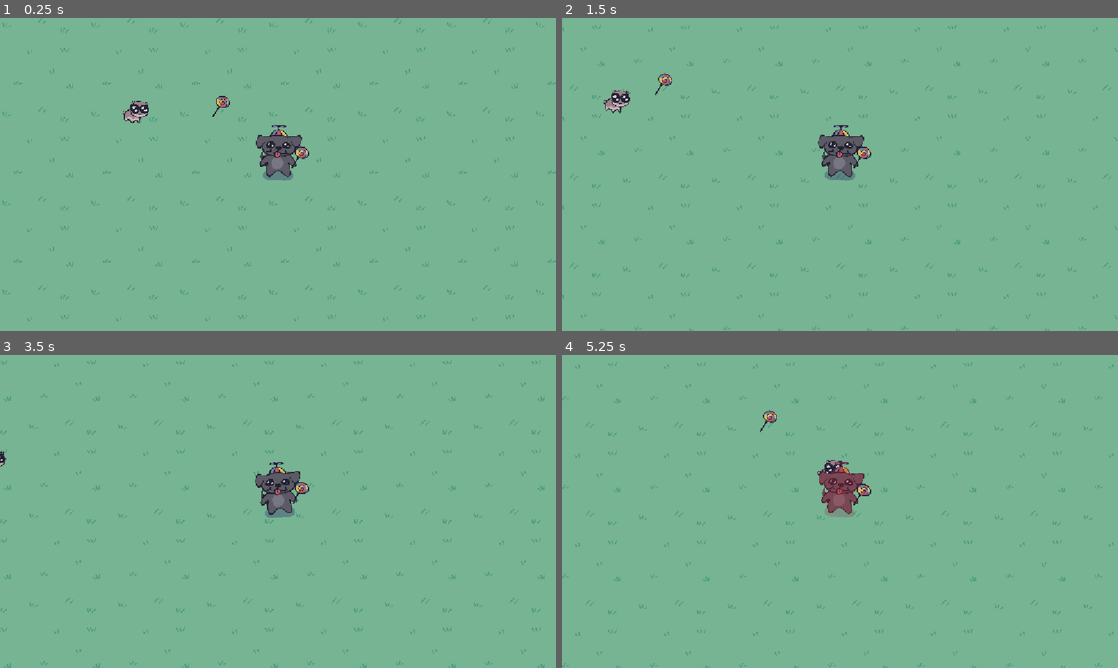
Above: before the commit, frames 1-4 (two rows, left to right).
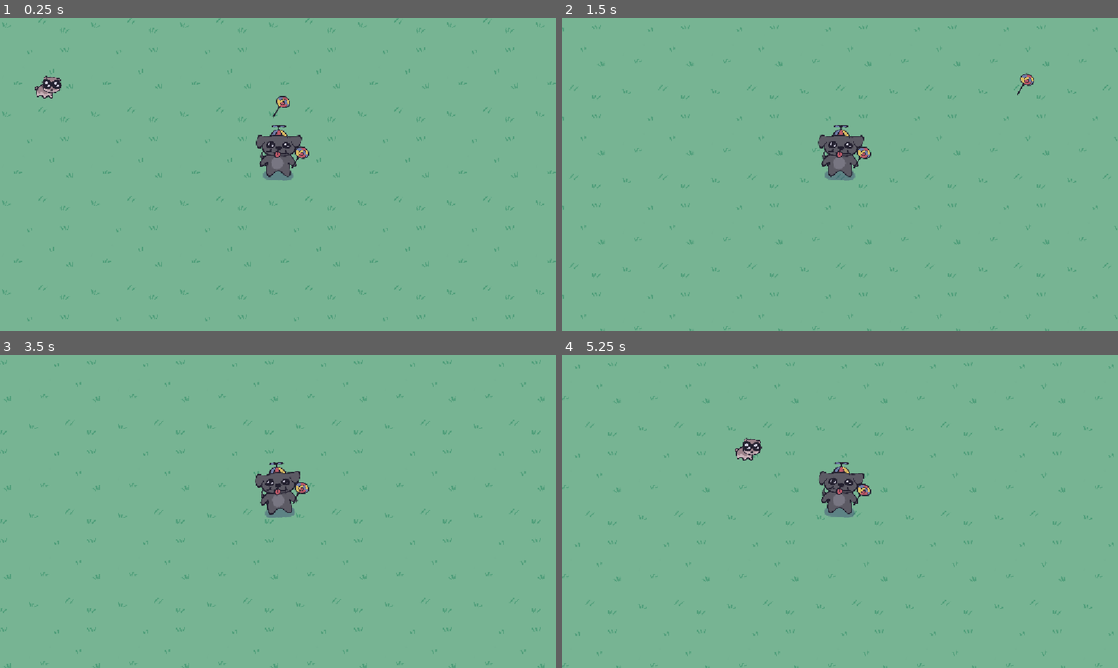
Above: after the commit, the same moments.

Repository: moarabal/happyhappyhappy
Game: Godot game, scene res://nivel_1.tscn
Same seed, same stepped clock (60 frames per second), same inputs: the game is played once before the commit and once after it.
Inputs:
- Up to frame 1 (0.25 s): no input
- Up to frame 2 (1.5 s): hold Right (right) 0.53-1.28 s; hold Down (down) from 1.28 s (still down)
- Up to frame 3 (3.5 s): release Down (down) at 2.03 s; hold Right (right) 2.03-2.78 s; hold W (up) from 2.78 s (still down)
- Up to frame 4 (5.25 s): release W (up) at 3.53 s; hold A (left) 3.53-5.03 s; hold Down (down) from 5.03 s (still down)

The runs differ from the first frame. In frame 1, 0.6% of the frame differs, in the area x 6-53%, y 18-34%; in frame 2, 0.4%; in frame 3, less than 0.1%; in frame 4, 1.3%, in the area x 31-55%, y 17-52%.

Commit message:
implementacao parcial e desfuncional de atirar projetil e detectar inimigo mais proximo,

Diff:
--- a/cenas/hamster.tscn
+++ b/cenas/hamster.tscn
@@ -28,8 +28,7 @@
 dmg = 5
 
 [node name="CollisionShape2D" type="CollisionShape2D" parent="." unique_id=1581329668]
-visible = false
-position = Vector2(-9, 8)
+position = Vector2(-8, -10)
 rotation = 1.5707964
 shape = SubResource("CapsuleShape2D_yoh5j")
 debug_color = Color(0, 0.3565494, 0.77839035, 0.41960785)
@@ -40,7 +39,6 @@
 sprite_frames = SubResource("SpriteFrames_6mrr3")
 
 [node name="hurtbox" type="Area2D" parent="." unique_id=735116460 groups=["enemy"]]
-visible = false
 position = Vector2(1, -19)
 collision_layer = 8
 collision_mask = 16
--- a/cenas/player.tscn
+++ b/cenas/player.tscn
@@ -1,10 +1,15 @@
 [gd_scene format=3 uid="uid://qnmpb8lohesg"]
 
 [ext_resource type="Script" uid="uid://bqjeue7xveks" path="res://doggy.gd" id="1_kthid"]
+[ext_resource type="Script" uid="uid://bb5if4noubcwg" path="res://scripts/detect_enemy.gd" id="2_8v4ht"]
 [ext_resource type="Texture2D" uid="uid://cilkmgh2tclyr" path="res://art/sprite/doggo.png" id="2_xojfc"]
+[ext_resource type="PackedScene" uid="uid://b4p4fwaonw56v" path="res://cenas/pop.tscn" id="3_4y2i1"]
 [ext_resource type="Texture2D" uid="uid://dmf1oognd8pqp" path="res://art/sprite/erick.png" id="3_8v4ht"]
 [ext_resource type="Texture2D" uid="uid://11k6cmxh4nhl" path="res://art/sprite/pop.png" id="3_15dsx"]
 [ext_resource type="Texture2D" uid="uid://bunthgch4bigc" path="res://art/sprite/hurtdoggo.png" id="3_xojfc"]
+
+[sub_resource type="CircleShape2D" id="CircleShape2D_6mrr3"]
+radius = 401.0798
 
 [sub_resource type="SpriteFrames" id="SpriteFrames_u0ya7"]
 animations = [{
@@ -45,6 +50,25 @@
 collision_layer = 2
 script = ExtResource("1_kthid")
 
+[node name="detect_enemy" type="Node2D" parent="." unique_id=423903505]
+position = Vector2(9, -43)
+scale = Vector2(0.07, 0.07)
+script = ExtResource("2_8v4ht")
+projscene = ExtResource("3_4y2i1")
+
+[node name="Timer" type="Timer" parent="detect_enemy" unique_id=15824749]
+
+[node name="rangefinder" type="Area2D" parent="detect_enemy" unique_id=1242840567]
+position = Vector2(-128.57143, 614.2857)
+scale = Vector2(14.285714, 14.285714)
+collision_layer = 0
+collision_mask = 8
+
+[node name="CollisionShape2D" type="CollisionShape2D" parent="detect_enemy/rangefinder" unique_id=1358904176]
+position = Vector2(1, -36)
+shape = SubResource("CircleShape2D_6mrr3")
+debug_color = Color(0.8117647, 0.8117647, 0.8117647, 0.18039216)
+
 [node name="sprite" type="AnimatedSprite2D" parent="." unique_id=425016572]
 position = Vector2(9, -43)
 scale = Vector2(0.07, 0.07)
@@ -55,7 +79,6 @@
 texture = ExtResource("3_15dsx")
 
 [node name="playercollision" type="CollisionShape2D" parent="." unique_id=1531063598]
-visible = false
 light_mask = 2
 position = Vector2(0, -41)
 shape = SubResource("CapsuleShape2D_u0ya7")
@@ -78,6 +101,7 @@
 [node name="imunity" type="Timer" parent="." unique_id=2035321013]
 wait_time = 0.5
 
+[connection signal="timeout" from="detect_enemy/Timer" to="detect_enemy" method="_on_timer_timeout"]
 [connection signal="animation_finished" from="sprite" to="." method="_on_sprite_animation_finished"]
 [connection signal="area_entered" from="hitbox" to="." method="_on_hitbox_area_entered"]
 [connection signal="area_exited" from="hitbox" to="." method="_on_hitbox_area_exited"]
--- a/cenas/pop.tscn
+++ b/cenas/pop.tscn
@@ -7,7 +7,7 @@
 radius = 28.071337
 
 [node name="pop" type="Area2D" unique_id=246712231]
-collision_layer = 0
+collision_layer = 16
 collision_mask = 8
 script = ExtResource("1_6fh7e")
 
--- a/nivel_1.tscn
+++ b/nivel_1.tscn
@@ -50,7 +50,7 @@
 position = Vector2(577, 323)
 
 [node name="hamster" parent="." unique_id=1188416103 instance=ExtResource("3_2lask")]
-position = Vector2(266, 197)
+position = Vector2(84, 147)
 
 [node name="pop" parent="." unique_id=246712231 instance=ExtResource("4_m2gv8")]
 position = Vector2(462, 180)
--- /dev/null
+++ b/scripts/detect_enemy.gd
@@ -0,0 +1,38 @@
+extends Node2D
+
+@export var projscene: PackedScene
+
+@onready var rangefinder: Area2D = $rangefinder
+
+
+
+
+func _on_timer_timeout() -> void:
+	print("tempo acaba")
+	var enemyinrange = rangefinder.get_overlapping_bodies()
+	if enemyinrange.size()==0:
+		return
+	var target = null
+	var shortestdis=INF
+
+	for enemy in enemyinrange:
+		var distance = global_position.distance_to(enemy.global_position)
+		if distance < shortestdis:
+			shortestdis = distance
+			target = enemy
+
+	if target:
+		print("tem alvo")
+		throwat(target)
+
+
+
+func throwat(target) -> void:
+	var new_projectile = projscene.instantiate()
+
+	new_projectile.global_position = global_position
+
+	#direction to target
+	var direction_to_target = global_position.direction_to(target.global_position)
+	new_projectile.direction = direction_to_target
+	get_tree().current_scene.add_child(new_projectile)
--- a/scripts/hamster.gd
+++ b/scripts/hamster.gd
@@ -13,7 +13,7 @@
 
 
 @export var dmg = 1
-@export var maxhp = 3
+@export var maxhp = 1
 var hp = maxhp
 
 
@@ -80,3 +80,14 @@
 		#sprite.play("hurt")
 		hp-=dmg
 		print("vida hamster: ",hp," / ", maxhp)
+
+		if hp<1:
+			die()
+
+
+
+func die() -> void:
+	#hamster_sprite.play("dead")
+	velocity = Vector2.ZERO
+	hamster_sprite.rotation = 0
+	queue_free()
--- a/scripts/pop.gd
+++ b/scripts/pop.gd
@@ -4,7 +4,7 @@
 
 
 var SPEED = 500.0
-var direction : Vector2
+var direction = Vector2.RIGHT
 var rangetrav = 0.0
 @export var dmg = 1
 
@@ -26,4 +26,4 @@
 func _on_area_entered(area: Area2D) -> void:
 	if area.is_in_group("enemy"):
 		area.get_parent().ehurt(dmg)
-		queue_free()
+	queue_free()
Not shown, added: scripts/detect_enemy.gd.uid
